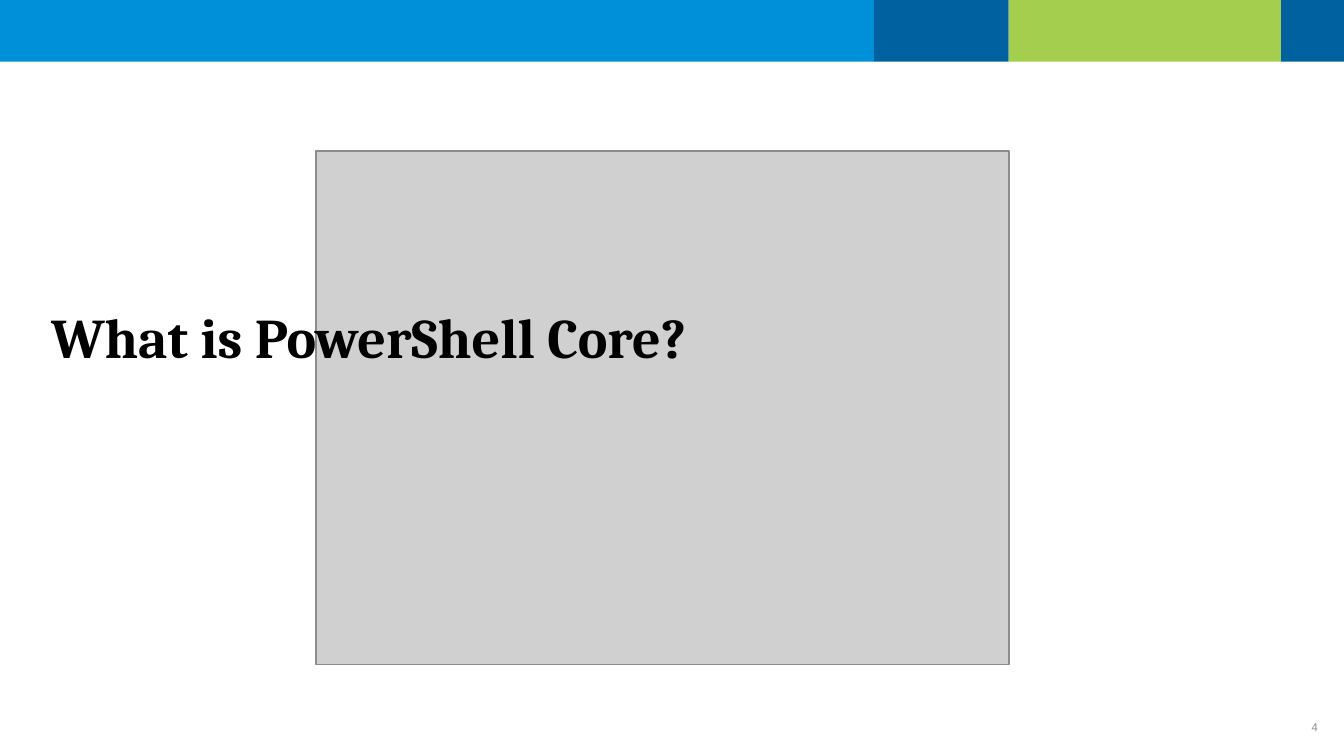
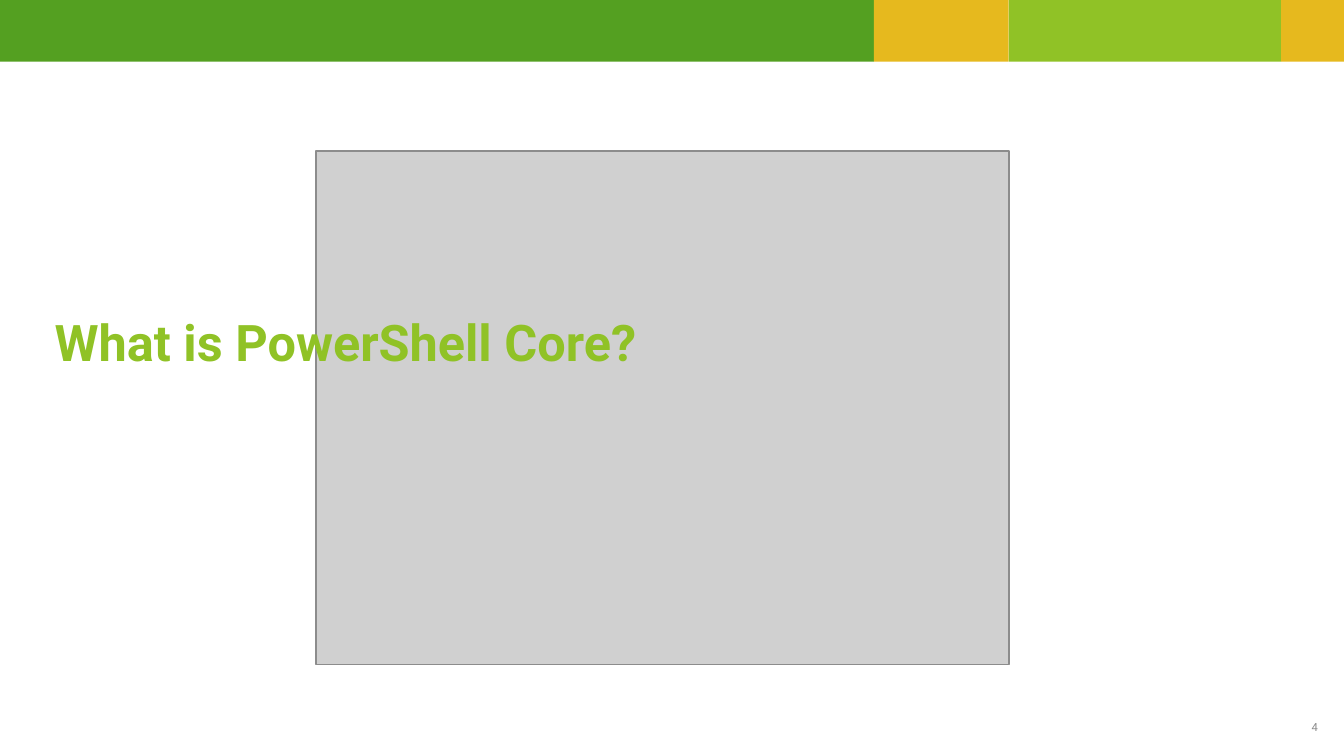
Before and after one commit to KevinLaux/ATOM, a slide deck: slide 4 of PowerShellCoreWhatandHow(Kevin_Laux).pptx. Drawn at 1344x756 pixels with LibreOffice and Linux fonts; fonts in the diff are those of the drawing; grey boxes stand for pictures; background and template pictures are left out. Boxes give left, top, right and bottom in pixels: in the first picture for what was removed or moved away, otherwise in the second. Text is boxed around its words. In the diff, an @@ line names an element or a change of style, - is before the commit and + after.

```diff
--- a/PowerShellCoreWhatandHow(Kevin_Laux).pptx
+++ b/PowerShellCoreWhatandHow(Kevin_Laux).pptx
@@ rectangle at [0, 0, 874, 62]: fill #0090DA to #54A021 @@
@@ rectangle at [874, 0, 1008, 62]: fill #0061A0 to #E6B91E @@
@@ rectangle at [1009, 0, 1282, 62]: fill #A3CE4E to #90C226 @@
@@ rectangle at [1281, 0, 1344, 62]: fill #0061A0 to #E6B91E @@
@@ text "What is PowerShell Core?": place and size @@
-text "What is PowerShell Core?" at [51, 306, 686, 370]
+text "What is PowerShell Core?" at [55, 315, 636, 373]
@@ text "What is PowerShell Core?" at [55, 315, 636, 373]: size 30 to 27 pt, font Cambria to Roboto, text colour #000000 to #90C226 @@
```
Also in this commit, not shown: 13 other slides changed.
